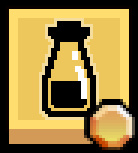
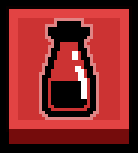
Layer changes from the first 138×153 image to the second:
hid "Q_MASTERWORK" over 84, 99, 135, 150
added layer "DEBUFF" above "HEARTH" over 9, 9, 135, 150
hid "HEARTH" over 9, 9, 135, 150
